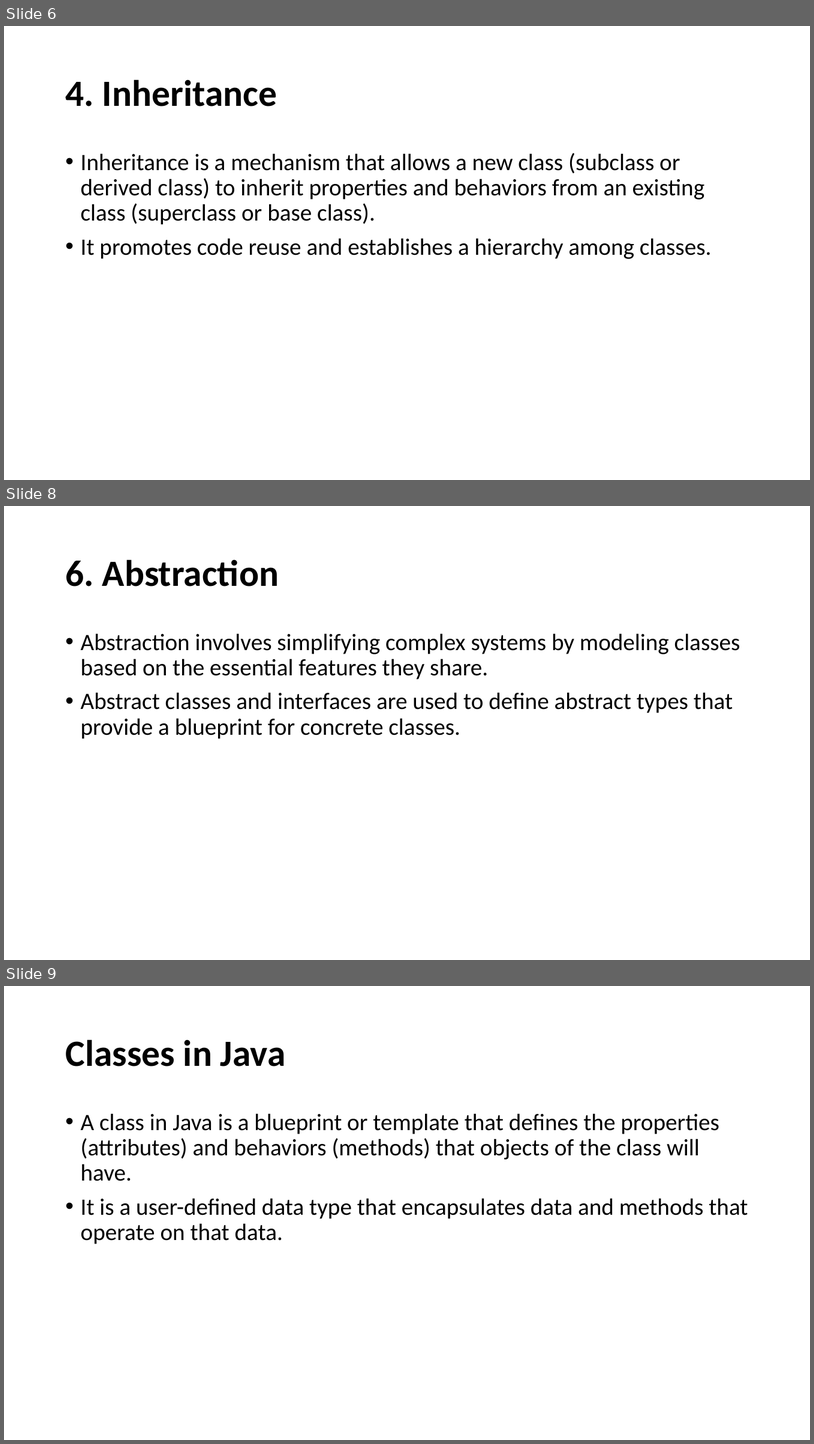
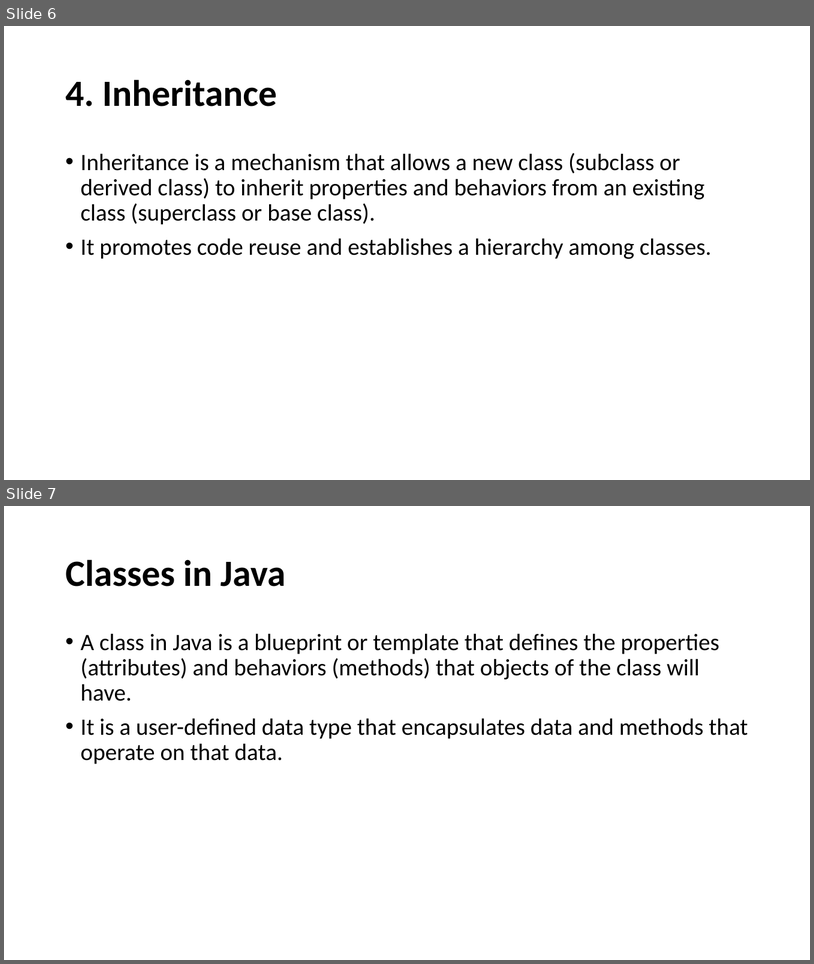
Before and after one commit to aimlresearcher/CUI-LAHORE-OOP, a slide deck: oop lab01.pptx. Shown one above the other, each under a label of ours: slides 6, 8 and 9 before the commit, slides 6 and 7 after it; the slides between them are not shown. The pictures are 814x1444 and 814x964 pixels, drawn with LibreOffice and Linux fonts; fonts in the diff are those of the drawing. Boxes give left, top, right and bottom in pixels: in the first picture for what was removed or moved away, otherwise in the second. Text is boxed around its words. In the diff, an @@ line names an element or a change of style, - is before the commit and + after.

```diff
--- a/oop lab01.pptx
+++ b/oop lab01.pptx
@@ slide 8 removed at <box>4,506,810,960</box>, background #FFFFFF @@
@@ title removed at <box>65,559,279,586</box> @@
-6. Abstraction
@@ text removed at <box>81,633,741,739</box> @@
-• Abstraction involves simplifying complex systems by modeling classes based on the essential features they share.
-• Abstract classes and interfaces are used to define abstract types that provide a blueprint for concrete classes.
@@ what was slide 9 is now slide 7 @@
```
Also in this commit, not shown: 1 other slide removed, 4 other files.
